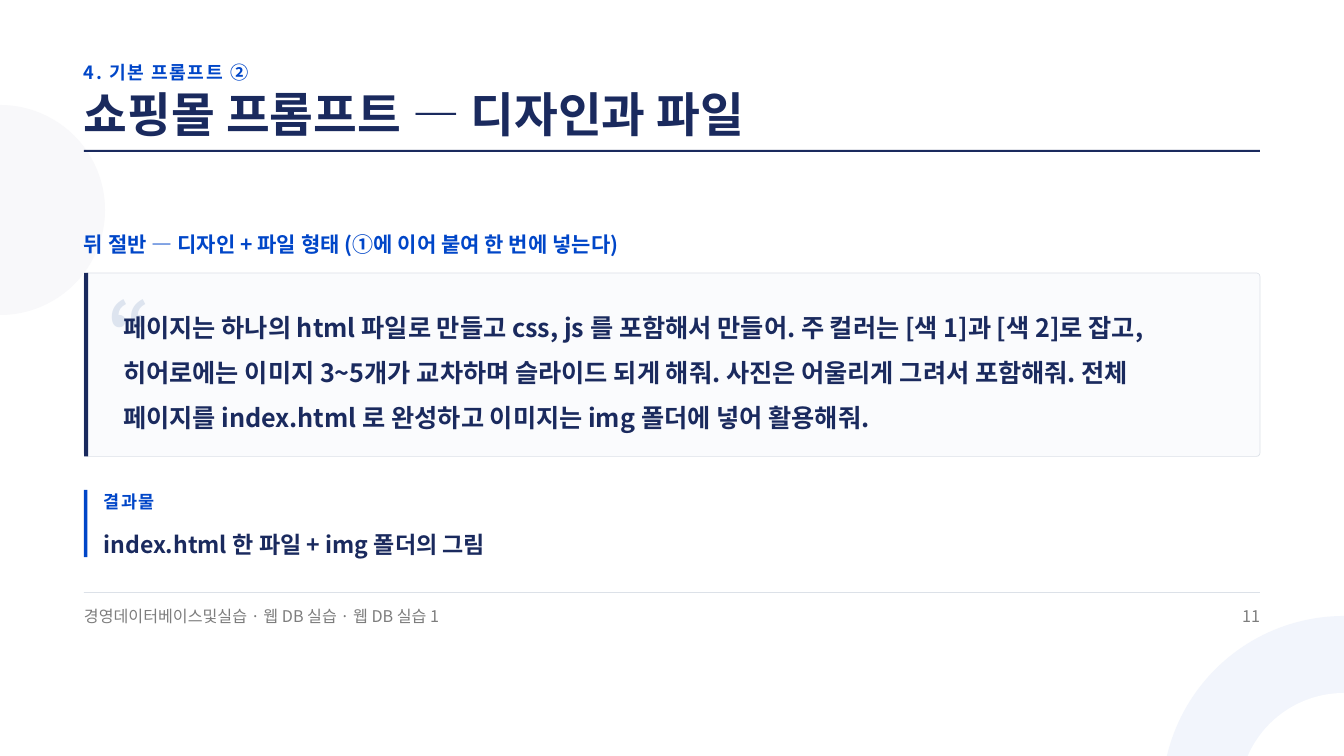
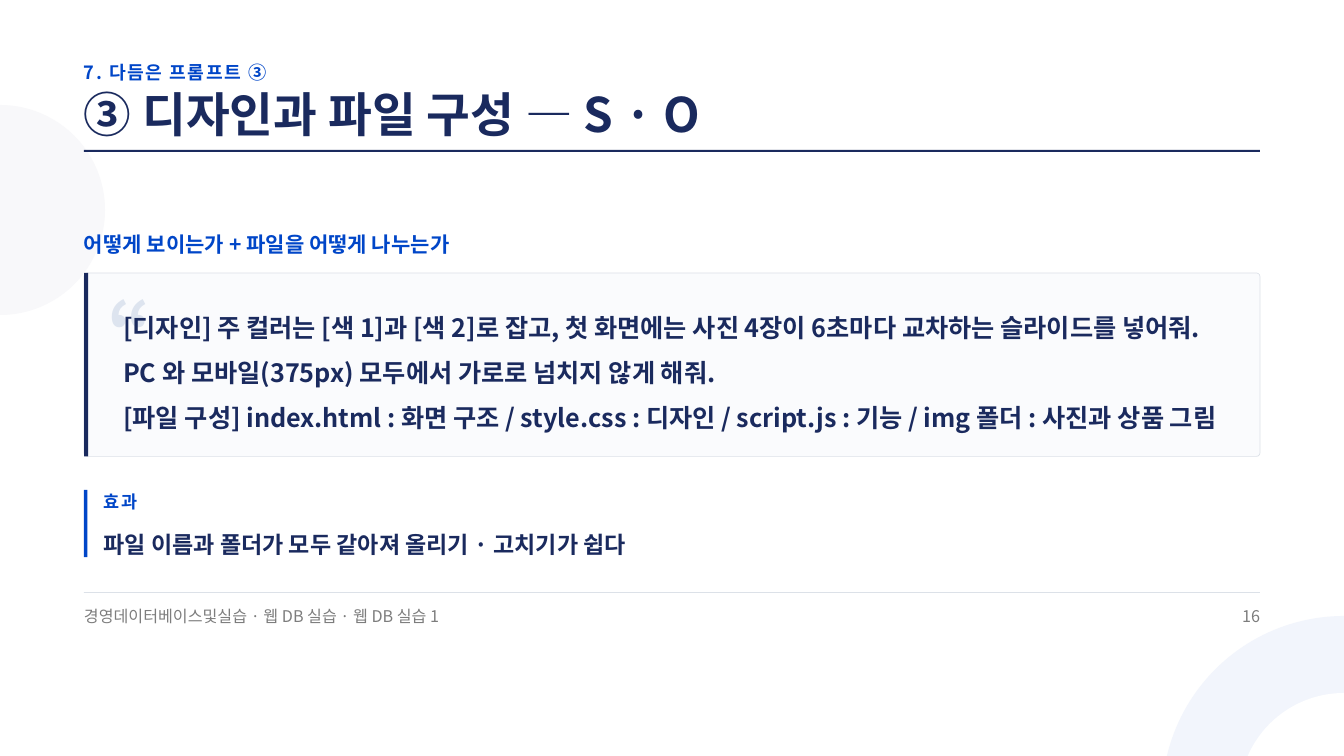
Before and after one commit to jungaistar/materials, a slide deck: slide 16 of koreatech-db/webdb/웹DB실습1_GitHub에_내_쇼핑몰_올리기.pptx (slide 11 before the commit). Drawn at 1344x756 pixels with LibreOffice and Linux fonts; fonts in the diff are those of the drawing. Boxes give left, top, right and bottom in pixels: in the first picture for what was removed or moved away, otherwise in the second. Text is boxed around its words. In the diff, an @@ line names an element or a change of style, - is before the commit and + after.

Commit message:
koreatech-db 웹 DB 실습 강의안(그림 · 프롬프트 · 웹 구조 보강): 웹DB실습1_GitHub에_내_쇼핑몰_올리기.pptx

```diff
--- a/koreatech-db/webdb/웹DB실습1_GitHub에_내_쇼핑몰_올리기.pptx
+++ b/koreatech-db/webdb/웹DB실습1_GitHub에_내_쇼핑몰_올리기.pptx
@@ text at bbox=[84, 63, 266, 81]: text changed @@
-4. 기본 프롬프트 ②
+7. 다듬은 프롬프트 ③
@@ text at bbox=[84, 91, 700, 137]: text changed @@
-쇼핑몰 프롬프트 — 디자인과 파일
+③ 디자인과 파일 구성 — S · O
@@ text at bbox=[84, 234, 449, 254]: text changed @@
-뒤 절반 — 디자인 + 파일 형태 (①에 이어 붙여 한 번에 넣는다)
+어떻게 보이는가 + 파일을 어떻게 나누는가
@@ text at bbox=[123, 316, 1216, 433]: text changed @@
-페이지는 하나의 html 파일로 만들고 css, js 를 포함해서 만들어. 주 컬러는 [색 1]과 [색 2]로 잡고, 히어로에는 이미지 3~5개가 교차하며 슬라이드 되게 해줘. 사진은 어울리게 그려서 포함해줘. 전체 페이지를 index.html 로 완성하고 이미지는 img 폴더에 넣어 활용해줘.
+[디자인] 주 컬러는 [색 1]과 [색 2]로 잡고, 첫 화면에는 사진 4장이 6초마다 교차하는 슬라이드를 넣어줘. PC 와 모바일(375px) 모두에서 가로로 넘치지 않게 해줘.
+[파일 구성] index.html : 화면 구조 / style.css : 디자인 / script.js : 기능 / img 폴더 : 사진과 상품 그림
@@ text at bbox=[104, 493, 138, 510]: text changed @@
-결과물
+효과
@@ text at bbox=[104, 533, 626, 555]: text changed @@
-index.html 한 파일 + img 폴더의 그림
+파일 이름과 폴더가 모두 같아져 올리기 · 고치기가 쉽다
@@ text at bbox=[1242, 610, 1260, 622]: text changed @@
-11
+16
```
Also in this commit, not shown: 21 other slides changed, 17 slides added.
